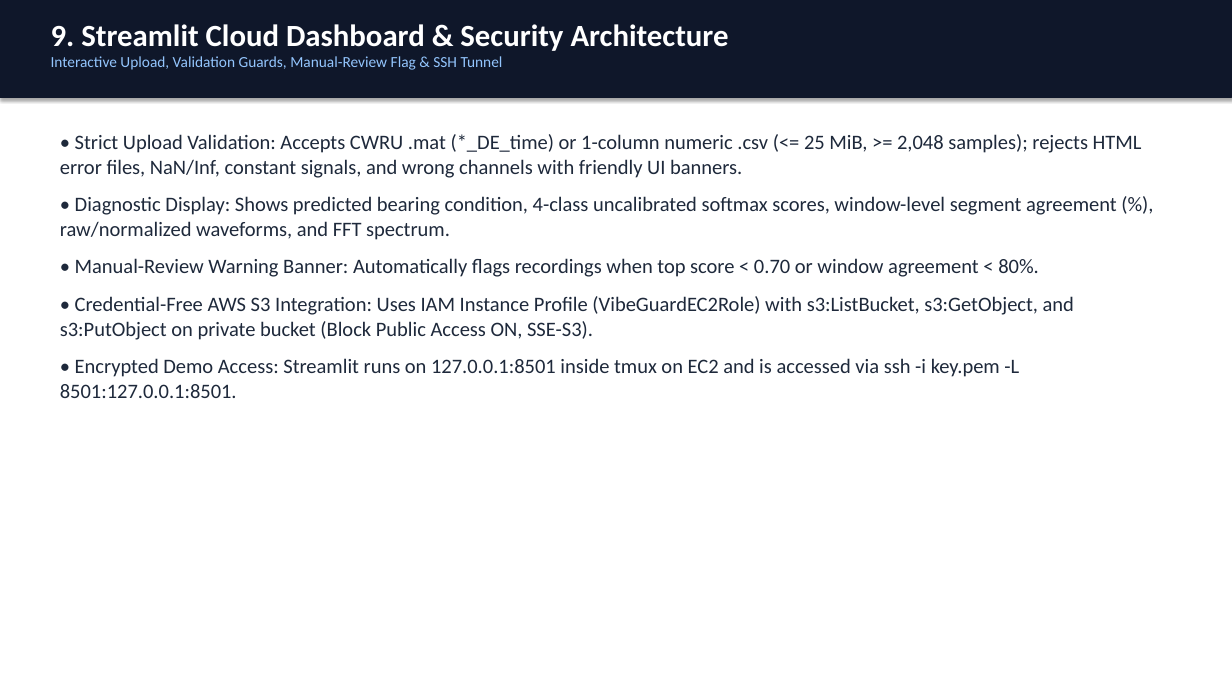
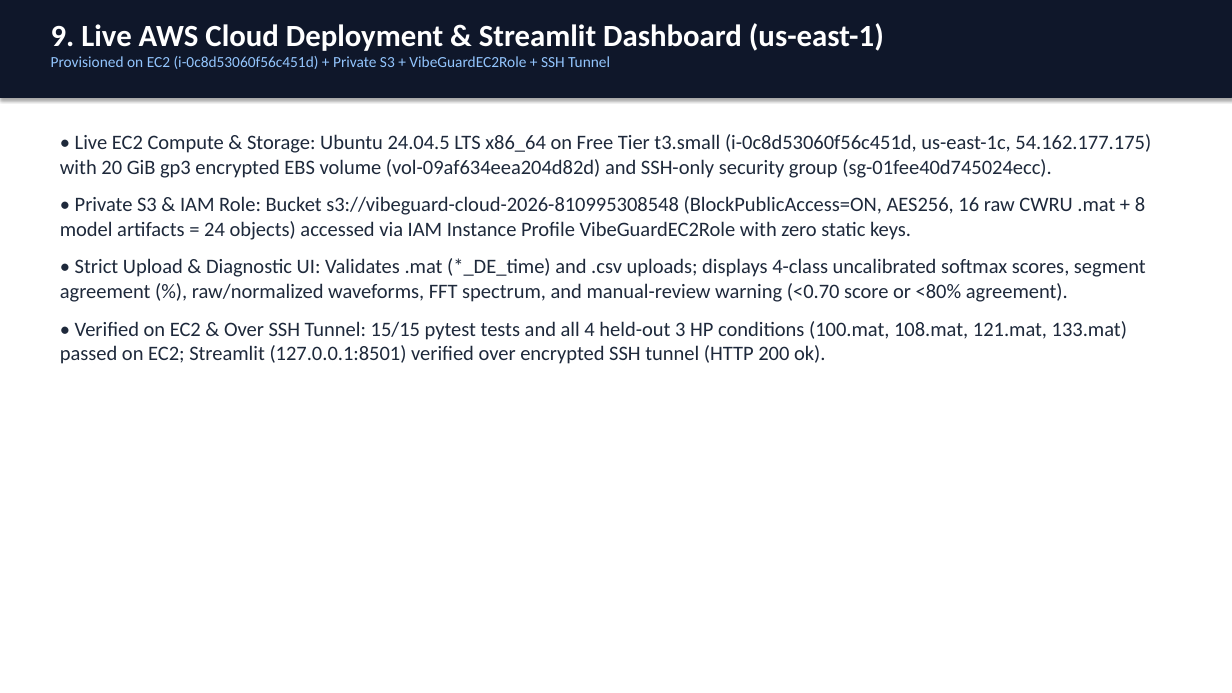
Before and after one commit to shaziyasultanablr-byte/Cloud-Computing-Final, a slide deck: slide 10 of docs/FINAL_PRESENTATION.pptx. Drawn at 1232x693 pixels with LibreOffice and Linux fonts; fonts in the diff are those of the drawing. Boxes give left, top, right and bottom in pixels: in the first picture for what was removed or moved away, otherwise in the second. Text is boxed around its words. In the diff, an @@ line names an element or a change of style, - is before the commit and + after.

Commit message:
Complete live AWS deployment (EC2 + gp3 EBS + Private S3 + IAM Role) and finalize deliverables

```diff
--- a/docs/FINAL_PRESENTATION.pptx
+++ b/docs/FINAL_PRESENTATION.pptx
@@ text at (x1=51, y1=23, x2=884, y2=69): text changed @@
-9. Streamlit Cloud Dashboard & Security Architecture
-Interactive Upload, Validation Guards, Manual-Review Flag & SSH Tunnel
+9. Live AWS Cloud Deployment & Streamlit Dashboard (us-east-1)
+Provisioned on EC2 (i-0c8d53060f56c451d) + Private S3 + VibeGuardEC2Role + SSH Tunnel
@@ text at (x1=60, y1=134, x2=1151, y2=364): text changed @@
-• Strict Upload Validation: Accepts CWRU .mat (*_DE_time) or 1-column numeric .csv (<= 25 MiB, >= 2,048 samples); rejects HTML error files, NaN/Inf, constant signals, and wrong channels with friendly UI banners.
-• Diagnostic Display: Shows predicted bearing condition, 4-class uncalibrated softmax scores, window-level segment agreement (%), raw/normalized waveforms, and FFT spectrum.
-• Manual-Review Warning Banner: Automatically flags recordings when top score < 0.70 or window agreement < 80%.
-• Credential-Free AWS S3 Integration: Uses IAM Instance Profile (VibeGuardEC2Role) with s3:ListBucket, s3:GetObject, and s3:PutObject on private bucket (Block Public Access ON, SSE-S3).
-• Encrypted Demo Access: Streamlit runs on 127.0.0.1:8501 inside tmux on EC2 and is accessed via ssh -i key.pem -L 8501:127.0.0.1:8501.
+• Live EC2 Compute & Storage: Ubuntu 24.04.5 LTS x86_64 on Free Tier t3.small (i-0c8d53060f56c451d, us-east-1c, 54.162.177.175) with 20 GiB gp3 encrypted EBS volume (vol-09af634eea204d82d) and SSH-only security group (sg-01fee40d745024ecc).
+• Private S3 & IAM Role: Bucket s3://vibeguard-cloud-2026-810995308548 (BlockPublicAccess=ON, AES256, 16 raw CWRU .mat + 8 model artifacts = 24 objects) accessed via IAM Instance Profile VibeGuardEC2Role with zero static keys.
+• Strict Upload & Diagnostic UI: Validates .mat (*_DE_time) and .csv uploads; displays 4-class uncalibrated softmax scores, segment agreement (%), raw/normalized waveforms, FFT spectrum, and manual-review warning (<0.70 score or <80% agreement).
+• Verified on EC2 & Over SSH Tunnel: 15/15 pytest tests and all 4 held-out 3 HP conditions (100.mat, 108.mat, 121.mat, 133.mat) passed on EC2; Streamlit (127.0.0.1:8501) verified over encrypted SSH tunnel (HTTP 200 ok).
```
Also in this commit, not shown: 1 other slide changed, 8 other files.
